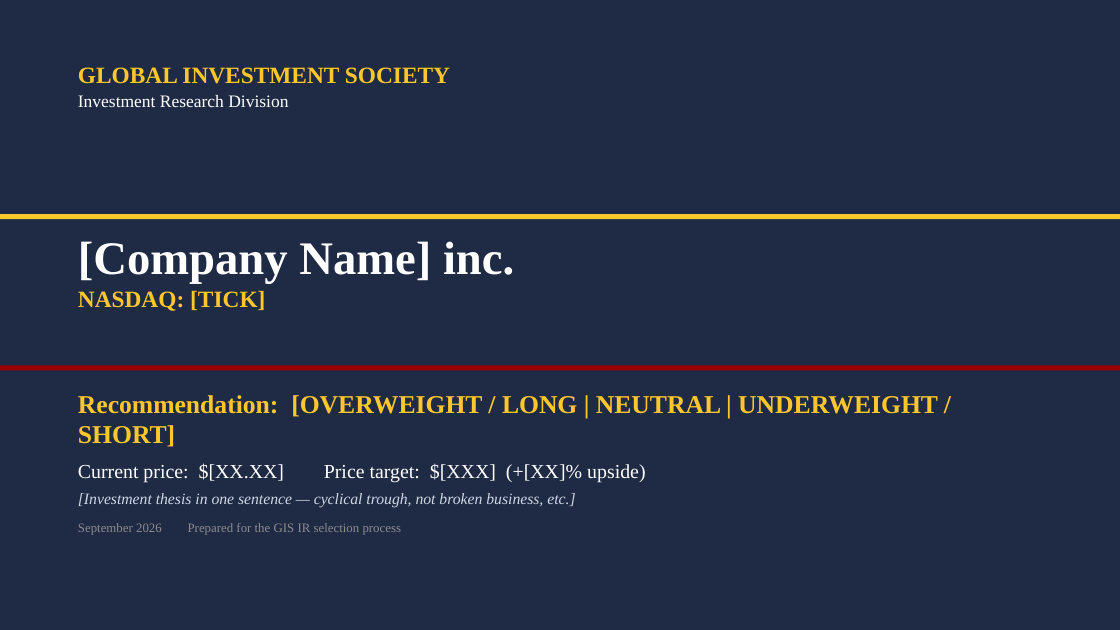
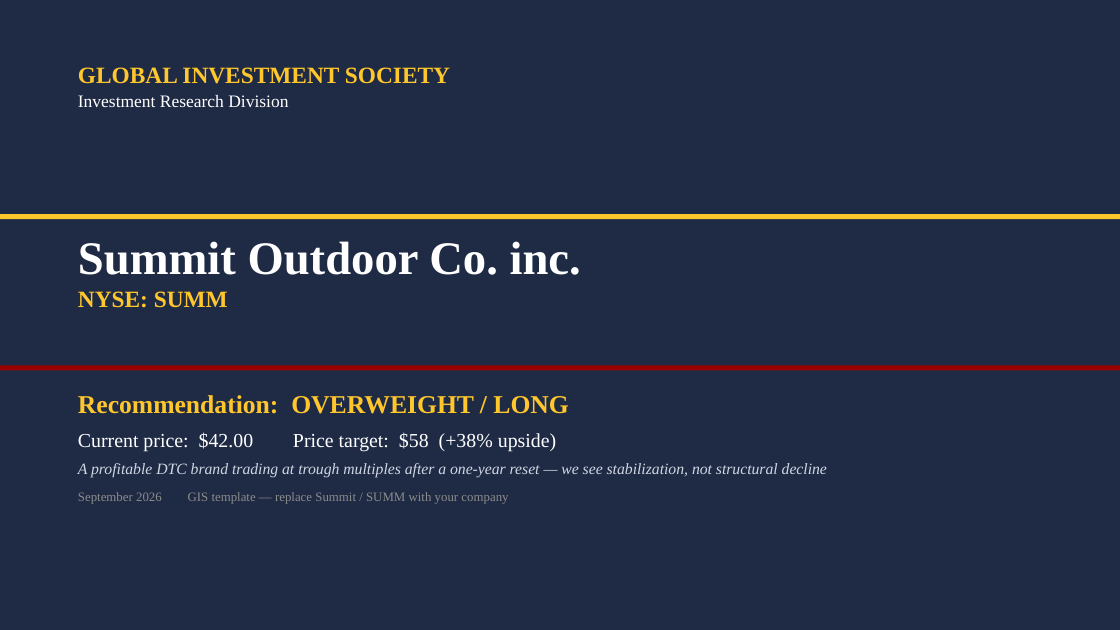
Before and after one commit to vengeanceaiUSC/RM, a slide deck: slide 1 of GIS/GIS_Investment_Pitch_Template.pptx. Drawn at 1120x630 pixels with LibreOffice and Linux fonts; fonts in the diff are those of the drawing. Boxes give left, top, right and bottom in pixels: in the first picture for what was removed or moved away, otherwise in the second. Text is boxed around its words. In the diff, an @@ line names an element or a change of style, - is before the commit and + after.

```diff
--- a/GIS/GIS_Investment_Pitch_Template.pptx
+++ b/GIS/GIS_Investment_Pitch_Template.pptx
@@ text at bbox=[78, 241, 581, 308]: text changed @@
-[Company Name] inc.
-NASDAQ: [TICK]
+Summit Outdoor Co. inc.
+NYSE: SUMM
@@ text at bbox=[78, 395, 827, 504]: text changed @@
-Recommendation: [OVERWEIGHT / LONG | NEUTRAL | UNDERWEIGHT / SHORT]
-Current price: $[XX.XX] Price target: $[XXX] (+[XX]% upside)
-[Investment thesis in one sentence — cyclical trough, not broken business, etc.]
-September 2026 Prepared for the GIS IR selection process
+Recommendation: OVERWEIGHT / LONG
+Current price: $42.00 Price target: $58 (+38% upside)
+A profitable DTC brand trading at trough multiples after a one-year reset — we see stabilization, not structural decline
+September 2026 GIS template — replace Summit / SUMM with your company
```
Also in this commit, not shown: 16 other slides changed, 5 slides added, 5 slides removed, 6 other files.
